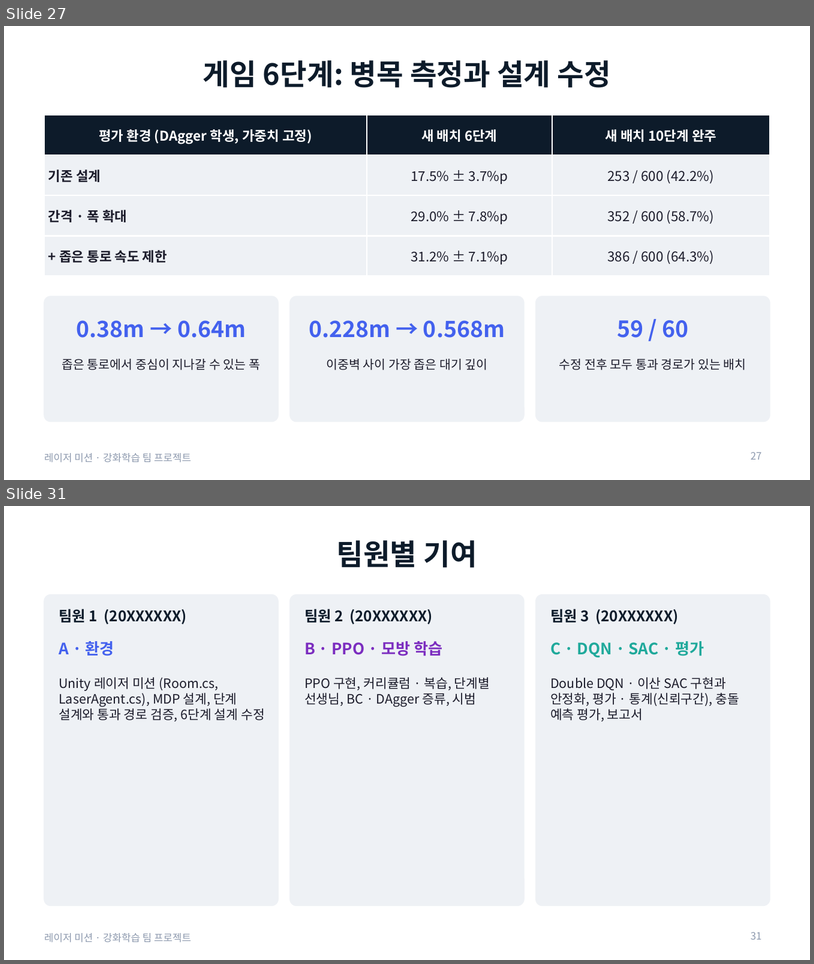
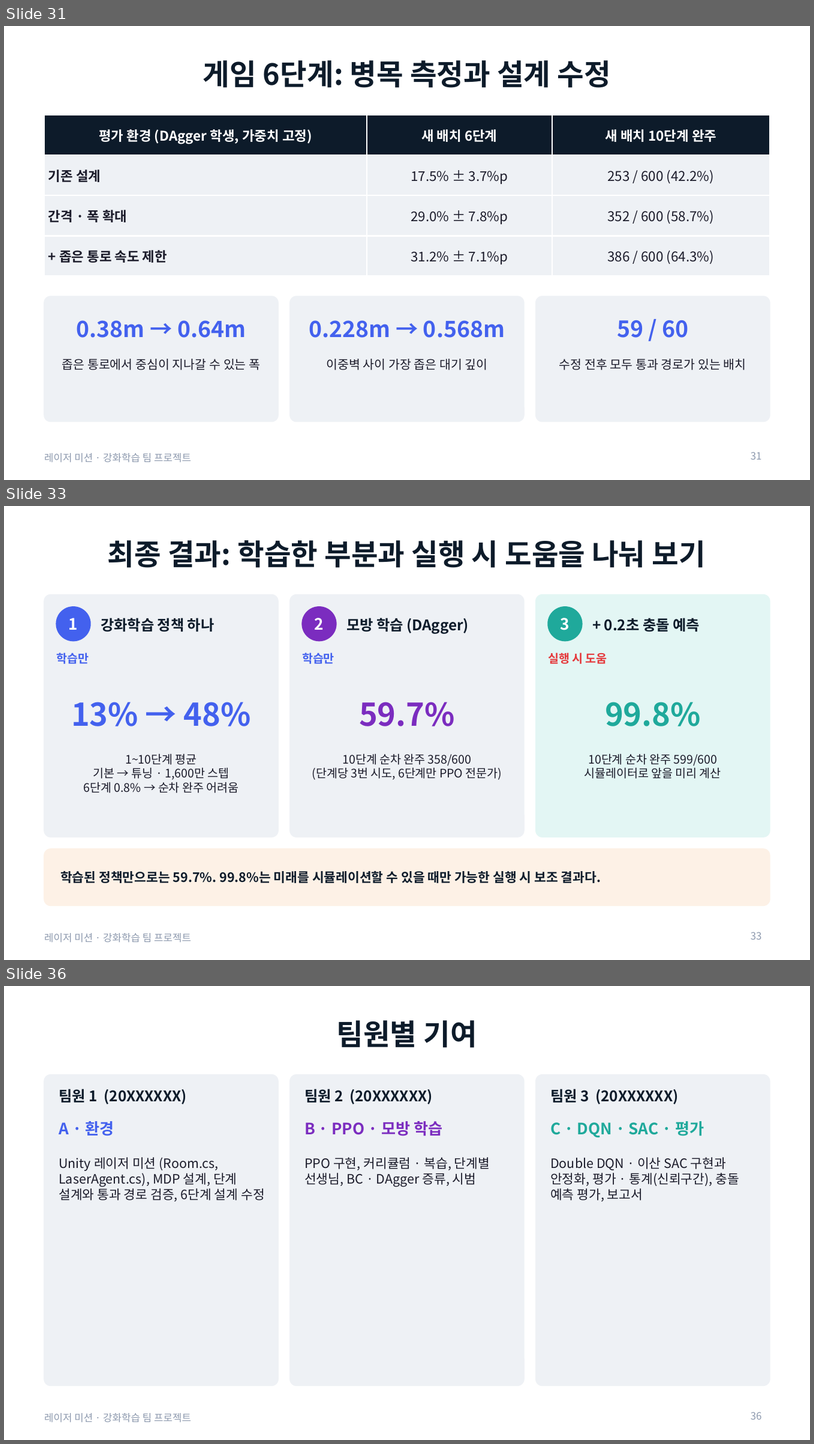
Before and after one commit to changxeokSong/reinforcement_learning, a slide deck: docs/LaserMission_presentation.pptx. Shown one above the other, each under a label of ours: slides 27 and 31 before the commit, slides 31, 33 and 36 after it; the slides between them are not shown. The pictures are 814x964 and 814x1444 pixels, drawn with LibreOffice and Linux fonts; fonts in the diff are those of the drawing. Boxes give left, top, right and bottom in pixels: in the first picture for what was removed or moved away, otherwise in the second. Text is boxed around its words. In the diff, an @@ line names an element or a change of style, - is before the commit and + after.

Commit message:
레이저 미션: 하이퍼파라미터 탐색 102개, 최종 비교 seed 5개, 새 seed 확인 실험, 실패 방식 분석, 발표 자료 37장

```diff
--- a/docs/LaserMission_presentation.pptx
+++ b/docs/LaserMission_presentation.pptx
@@ slide 33 added at (4,506,810,960), background #FFFFFF; not listed: 1 template element that a slide beside it also shows @@
@@ title added at (108,540,706,568), 26 pt, text #0D1B2A, bold @@
+최종 결과: 학습한 부분과 실행 시 도움을 나눠 보기
@@ rounded rectangle added at (44,595,278,837), fill #EEF1F5, outline #EEF1F5 1 pt @@
@@ rounded rectangle added at (290,595,524,837), fill #EEF1F5, outline #EEF1F5 1 pt @@
@@ rounded rectangle added at (536,595,770,837), fill #E3F6F4, outline #E3F6F4 1 pt @@
@@ ellipse added at (56,607,90,640), fill #4361EE, outline #4361EE 1 pt @@
@@ ellipse added at (302,607,336,640), fill #7B2CBF, outline #7B2CBF 1 pt @@
@@ ellipse added at (548,607,582,640), fill #1FA99B, outline #1FA99B 1 pt @@
@@ text added at (69,618,78,630), 14 pt, text #FFFFFF, bold @@
+1
@@ text added at (101,618,215,631), 13 pt, text #0D1B2A, bold @@
+강화학습 정책 하나
@@ text added at (315,618,324,630), 14 pt, text #FFFFFF, bold @@
+2
@@ text added at (347,618,469,634), 13 pt, text #0D1B2A, bold @@
+모방 학습 (DAgger)
@@ text added at (561,618,570,630), 14 pt, text #FFFFFF, bold @@
+3
@@ text added at (605,618,700,631), 13 pt, text #0D1B2A, bold @@
++ 0.2초 충돌 예측
@@ text added at (56,652,89,664), 10.5 pt, text #4361EE, bold @@
+학습만
@@ text added at (302,652,335,664), 10.5 pt, text #4361EE, bold @@
+학습만
@@ text added at (548,652,608,664), 10.5 pt, text #E5383B, bold @@
+실행 시 도움
@@ text added at (71,702,251,726), 28 pt, text #4361EE, bold @@
+13% → 48%
@@ text added at (359,702,455,726), 28 pt, text #7B2CBF, bold @@
+59.7%
@@ text added at (605,702,701,726), 28 pt, text #1FA99B, bold @@
+99.8%
@@ text added at (84,753,239,793), 10.5 pt, text #1B1B2A @@
+1~10단계 평균
+기본 → 튜닝 · 1,600만 스텝
+6단계 0.8% → 순차 완주 어려움
@@ text added at (312,753,502,780), 10.5 pt, text #1B1B2A @@
+10단계 순차 완주 358/600
+(단계당 3번 시도, 6단계만 PPO 전문가)
@@ text added at (585,753,722,778), 10.5 pt, text #1B1B2A @@
+10단계 순차 완주 599/600
+시뮬레이터로 앞을 미리 계산
@@ rounded rectangle added at (44,849,770,905), fill #FDF1E6, outline #FDF1E6 1 pt @@
@@ text added at (60,871,601,883), 11.5 pt, text #0D1B2A, bold @@
+학습된 정책만으로는 59.7%. 99.8%는 미래를 시뮬레이션할 수 있을 때만 가능한 실행 시 보조 결과다.
@@ page number added at (751,931,762,939), 9 pt, text #8D99AE @@
+33
@@ what was slide 27 is now slide 31 @@
@@ page number at (751,451,762,459): text changed @@
-27
+31
@@ what was slide 31 is now slide 36 @@
@@ page number at (751,1411,762,1419): text changed @@
-31
+36
```
Also in this commit, not shown: 9 slides changed, 4 other slides added, 11 other files.
